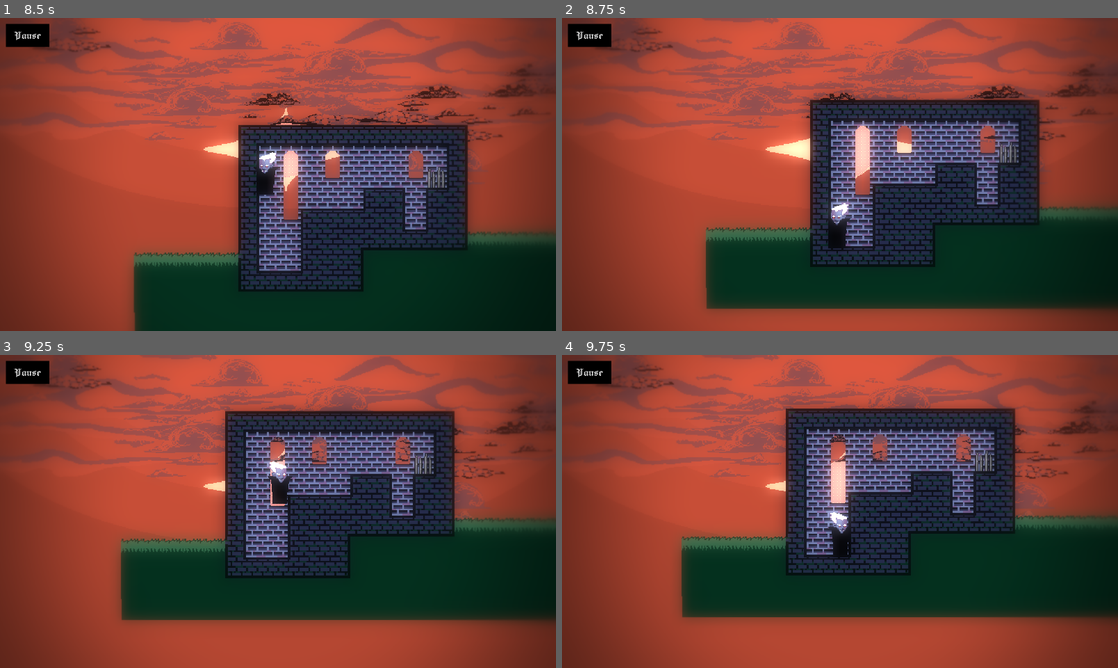
Above: before the commit, frames 1-4 (two rows, left to right).
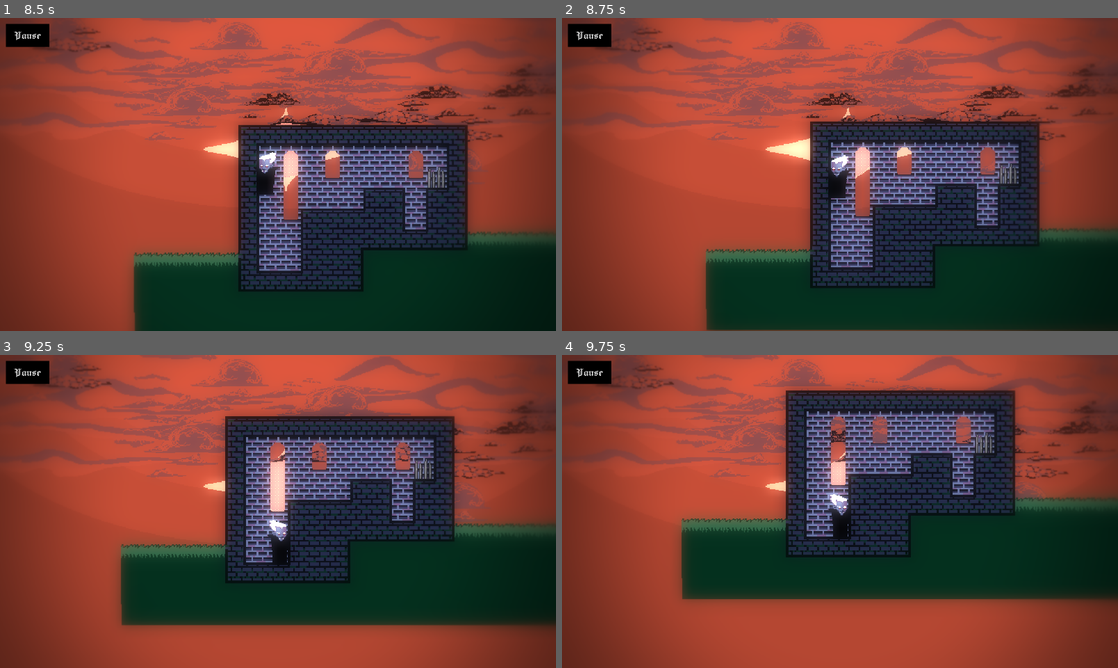
Above: after the commit, the same moments.

Repository: Agecaf/gmtk26-jamgame
Game: Godot game, scene res://main.tscn
Same seed, same stepped clock (60 frames per second), same inputs: the game is played once before the commit and once after it.
Inputs:
- Up to frame 1 (8.5 s): click "New Game" at 0.5 s; click "Continue" at 1.25 s; tap Enter (ui_accept) at 2 s; hold D (right) 2.03-3.53 s; tap S (crouch) at 2.1, 5.85 s; tap W (jump) at 2.27, 3.02, 4.52, 5.27, 6.02, 7.52, 8.27 s; tap Backspace at 2.85, 6.6 s; hold A (left) 3.53-4.28 s; tap Delete at 3.6, 7.35 s; hold D (right) 4.28-5.78 s; tap Keypad Enter at 4.35, 8.1 s; tap Space at 5.1 s; hold A (left) 5.78-6.53 s; hold D (right) 6.53-7.28 s; hold A (left) from 7.28 s (still down)
- Up to frame 2 (8.75 s): keep holding A (left)
- Up to frame 3 (9.25 s): release A (left) at 8.78 s; hold D (right) from 8.78 s (still down); tap Space at 8.85 s; tap W (jump) at 9.02 s
- Up to frame 4 (9.75 s): keep holding D (right); tap S (crouch) at 9.6 s

Frame 1 is identical in both runs. In frame 2, 22% of the frame differs, in the area x 25-100%, y 24-100%; in frame 3, 11%; in frame 4, 27%, in the area x 21-100%, y 10-86%.

Commit message:
Remove raycast mirroring for wall detection in the player script recently made obsolete by the facing implementation (fixes a bug where walls could only be held onto while facing right)

Diff:
--- a/game/player/player_scene.gd
+++ b/game/player/player_scene.gd
@@ -28,10 +28,12 @@
 		Enums.Direction.RIGHT:
 			player.sprite.scale = Vector2.ONE
 			player.collider.scale = Vector2.ONE
+			player.wall_detector.scale = Vector2.ONE
 
 		Enums.Direction.LEFT:
 			player.sprite.scale = Vector2(-1, 1)
 			player.collider.scale = Vector2(-1, 1)
+			player.wall_detector.scale = Vector2(-1, 1)
 
 
 func _on_player_change_state(_state: Player.State) -> void:
--- a/game/player/player_state.gd
+++ b/game/player/player_state.gd
@@ -50,9 +50,6 @@
 	total_air_time = 0.0 if player.is_on_floor() else (total_air_time + delta)
 	wall_jump_cooldown_remaining = maxf(0, wall_jump_cooldown_remaining - delta)
 
-	player.wall_detector.target_position = (
-		player.collider.shape.get_rect().size.x * (Vector2.RIGHT if player.velocity.x >= 0 else Vector2.LEFT)
-	)
 	player.wall_detector.force_raycast_update()
 
 	var wall_jump_conditions_met: bool = (
